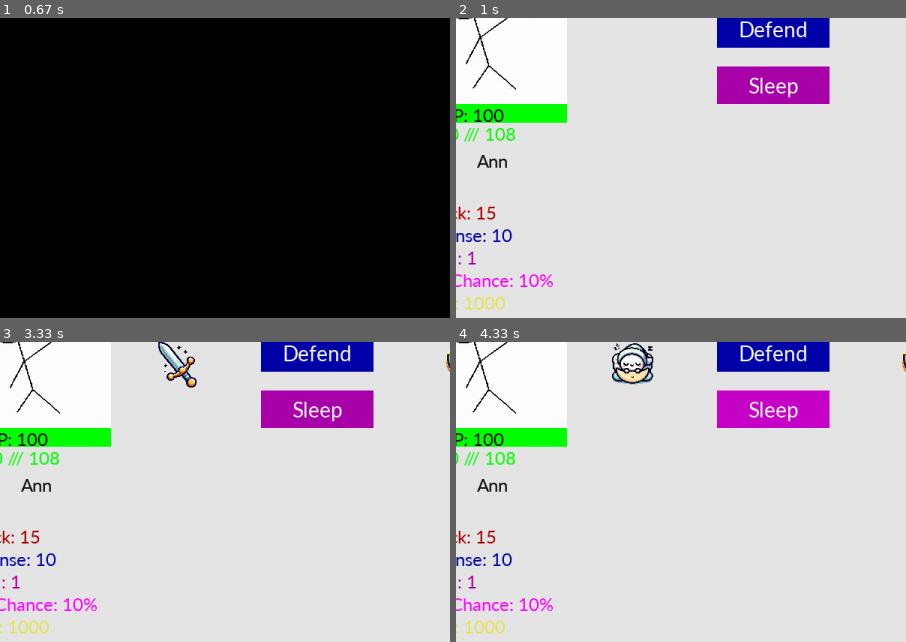
Above: before the commit, frames 1-4 (two rows, left to right).
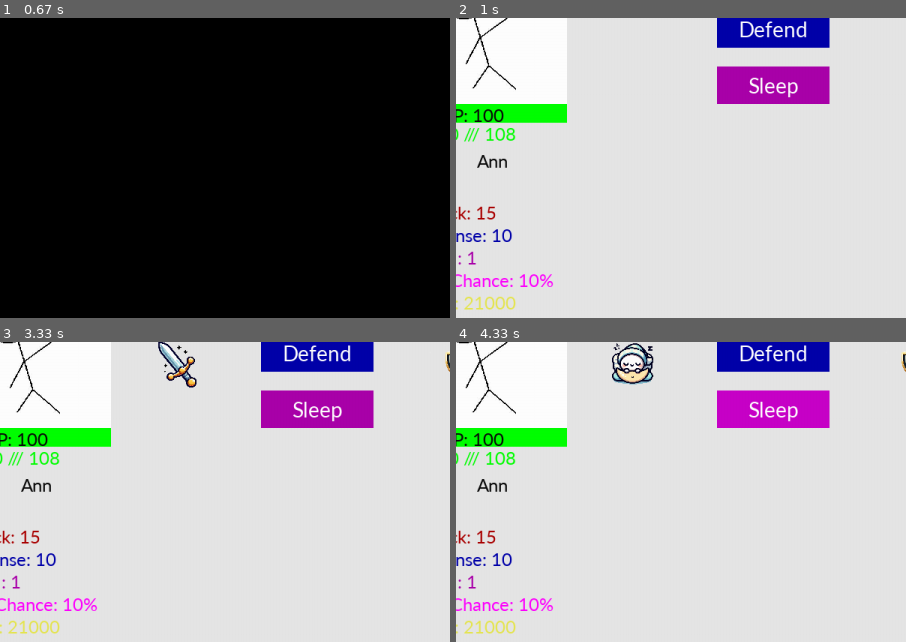
Above: after the commit, the same moments.

Repository: Krybto1/EBBS
Game: pygame game, started from pygame/pygame_ver.py
The game is run twice, just before and just after one commit, with the same random seed, the same clock (stepped at 60 frames per second) and the same inputs.
Inputs (mouse positions are % of the whole screen's width and height, from its top left):
- Up to frame 1 (0.67 s): type "Ann (at the terminal prompt)" at 0 s; click (50, 50) at 0.38 s
- Up to frame 2 (1 s): click (51, 56) at 0.72 s
- Up to frame 3 (3.33 s): click (52, 16) at 2.28 s; move the mouse to (45, 76) at 2.7 s; click (45, 76) at 3.05 s
- Up to frame 4 (4.33 s): click "Sleep" at 4.12 s
The pictures show only the part of the screen within x 13-63%, y 23-73%; the shares and areas given below are measured in that part.

Frame 1 is identical in both runs. In frame 2, 0.2% of the frame differs, in the area x 1-14%, y 92-98%; in frame 3, 0.2%; in frame 4, 0.2%.

Commit message:
Added Items (Items not broken anymore)

Diff:
--- a/Classes.py
+++ b/Classes.py
@@ -63,7 +63,7 @@
         pygame.draw.rect(screen, (0, 255, 0), (x, y, hp_width, height))
 
 class Knight:
-    def __init__(self, name, hp, atk, defense, level, xp, crit_chance, gold):
+    def __init__(self, name, hp, atk, defense, level, xp, crit_chance, gold, goldgain):
         self.name = name
         self.hp = hp
         self.atk = atk
@@ -72,6 +72,7 @@
         self.xp = xp
         self.crit_chance = crit_chance
         self.gold = gold
+        self.goldgain = goldgain
 
     def get_name(self):
         return self.name
@@ -88,9 +89,15 @@
     def get_attack(self):
         return self.atk
 
+    def set_attack(self, atk):
+        self.atk = atk
+
     def get_defense(self):
         return self.defense
 
+    def set_defense(self, defense):
+        self.defense = defense
+
     def get_level(self):
         return self.level
 
@@ -115,6 +122,12 @@
 
     def set_gold(self, gold):
         self.gold = gold
+
+    def get_goldgain(self):
+        return self.goldgain
+
+    def set_goldgain(self, goldgain):
+        self.goldgain = goldgain
 
     def level_up(self):
         self.level += 1
@@ -173,6 +186,11 @@
             if Knight1.get_gold() >= item.price:
                 Knight1.set_gold(Knight1.get_gold() - item.price)
                 print(f"Bought {item.name} for {item.price} gold.")
+                Knight1.set_attack(Knight1.get_attack() * max(item.atk, 1))
+                Knight1.set_defense(Knight1.get_defense() * max(item.defense, 1))
+                Knight1.set_crit_chance(Knight1.get_crit_chance() + max(item.crit_chance, 1))
+                Knight1.set_hp(Knight1.get_hp() + max(item.hp, 1))
+                Knight1.set_goldgain(Knight1.get_goldgain() + max(item.goldgain, 1))
                 return item.name
             else:
                 print("Not enough gold!")
--- a/pygame/items.json
+++ b/pygame/items.json
@@ -8,17 +8,19 @@
       "crit_chance": 5,
       "hp": 0,
       "goldgain": 0,
-      "hovertext": "A stick that gives you x1.2 attack and +5% crit chance"
+      "hovertext": "A stick that gives you x1.2 attack and +5% crit chance",
+      "pricemodifier": 1.5
     },
     {
-      "name": "Slot 2",
-      "price": 150,
+      "name": "Magic Coin",
+      "price": 500,
       "atk": 0,
       "defense": 0,
       "crit_chance": 0,
       "hp": 0,
-      "goldgain": 0,
-      "hovertext": "PLACEHOLDER"
+      "goldgain": 2.5,
+      "hovertext": "A Magic Coin that gives you x2.5 gold gain",
+      "pricemodifier": 4
     },
     {
       "name": "Slot 3",
--- a/pygame/pygame_ver.py
+++ b/pygame/pygame_ver.py
@@ -10,7 +10,7 @@
 shop_items = loader.load("items.json")
 
 CharName = input("Enter your character name: ")
-Knight1 = Knight(CharName, 100, 15, 10, 1, 0, 10, 1000)
+Knight1 = Knight(CharName, 100, 15, 10, 1, 0, 10, 21000, 1)
 Boss1 = Boss(f"{misc2.rarity_tiers[0]} {'Goblin'}", 75, 13, 5, 1)
 
 
@@ -51,7 +51,7 @@
                 if item_name:
                     item = loader.get_item_by_name(shop_items, item_name)
                     if item:
-                        item["price"] = int(item["price"] * 1.1)
+                        item["price"] = int(item["price"] * item["pricemodifier"])
 
         shop_screen.fill((230, 230, 230))
         shop_screen.blit(font.render(f"Welcome to the Shop!", 1, (10, 10, 10)), (500, 40))
@@ -314,10 +314,10 @@
 
         if Boss1.get_hp() <= 0:
             screen.blit(font.render(f"{Knight1.get_name()} has defeated {Boss1.get_name()} !", 1, (0, 255, 0)), (200, 690))
-            screen.blit(font.render(f"Gained {int((Boss1.get_xp() * Scale))} XP and {int((7 * Floor) * Scale)} Gold!", 1, (0, 255, 0)), (200, 720))
+            screen.blit(font.render(f"Gained {int((Boss1.get_xp() * Scale))} XP and {int(((7 * Floor) * Scale) * Knight1.goldgain)} Gold!", 1, (0, 255, 0)), (200, 720))
             Knight1.set_xp(int(Knight1.get_xp() + (Boss1.get_xp() * Scale)))
             get_gold = Knight1.get_gold()
-            Knight1.set_gold(int(get_gold + ((7 * Floor) * Scale)))
+            Knight1.set_gold(int(get_gold + (((7 * Floor) * Scale) * Knight1.goldgain)))
             Boss1.kill()
             if Floor > 5:
                 Rarity_Choice = random.choices(misc2.rarity_tiers,
